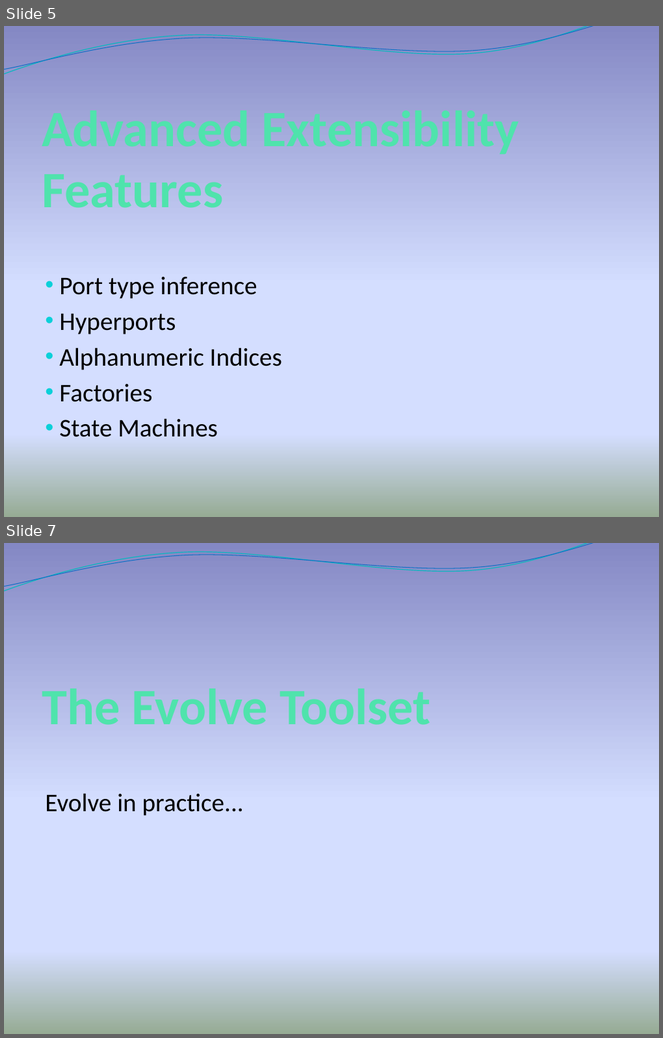
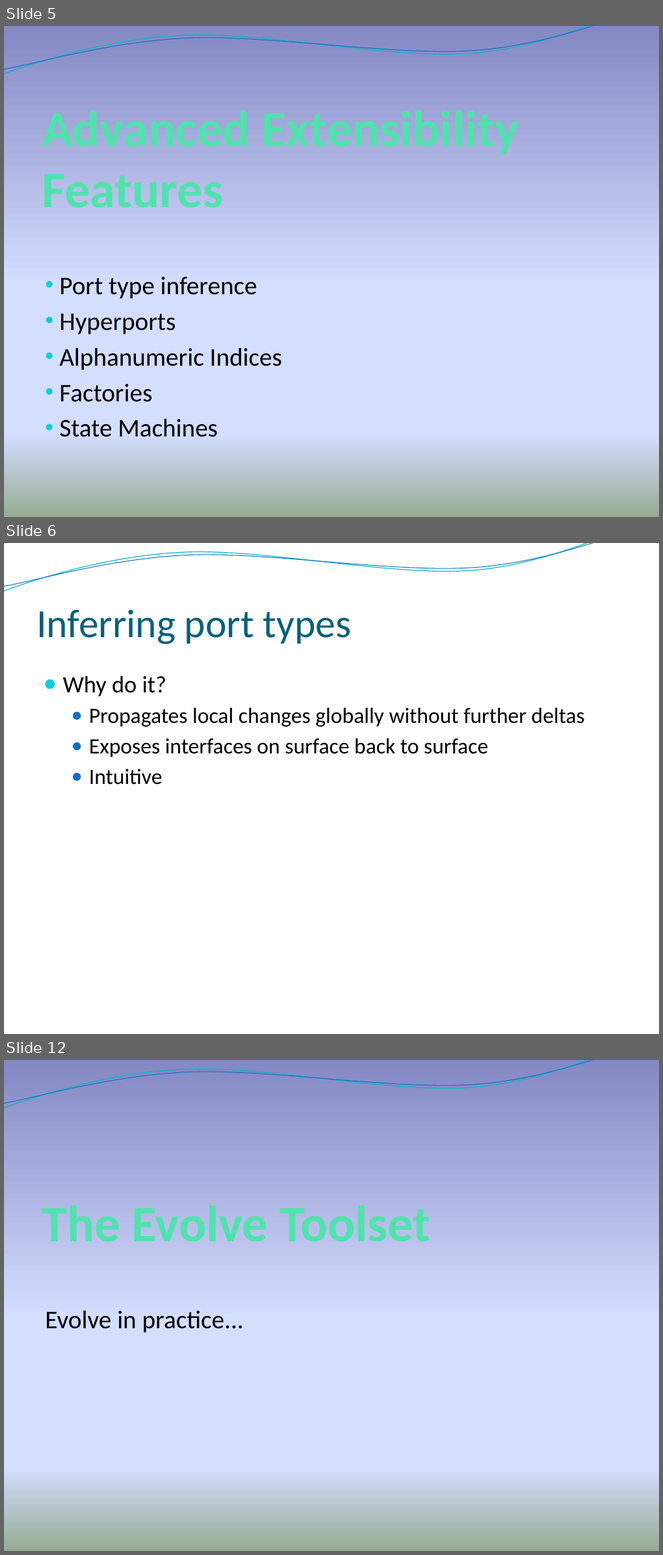
Before and after one commit to Intrinsarc/intrinsarc-evolve, a slide deck: Academic Work/presentations/prague/Evolve - Advanced.pptx. Shown one above the other, each under a label of ours: slides 5 and 7 before the commit, slides 5, 6 and 12 after it; the slides between them are not shown. The pictures are 663x1038 and 663x1555 pixels, drawn with LibreOffice and Linux fonts; fonts in the diff are those of the drawing; background and template pictures are left out. Boxes give left, top, right and bottom in pixels: in the first picture for what was removed or moved away, otherwise in the second. Text is boxed around its words. In the diff, an @@ line names an element or a change of style, - is before the commit and + after.

```diff
--- a/Academic Work/presentations/prague/Evolve - Advanced.pptx
+++ b/Academic Work/presentations/prague/Evolve - Advanced.pptx
@@ slide 6 added at bbox=[4, 543, 659, 1034], background picture (left out); not listed: 2 template elements that a slide beside it also shows @@
@@ title added at bbox=[36, 609, 352, 644], 44 pt, text #04617B @@
+Inferring port types
@@ text added at bbox=[63, 676, 585, 785], 24 pt, text #000000 @@
+● Why do it?
+  ● Propagates local changes globally without further deltas
+  ● Exposes interfaces on surface back to surface
+  ● Intuitive
@@ what was slide 7 is now slide 12 @@
```
Also in this commit, not shown: 3 slides changed, 11 other slides added, 2 slides removed, 12 other files.
